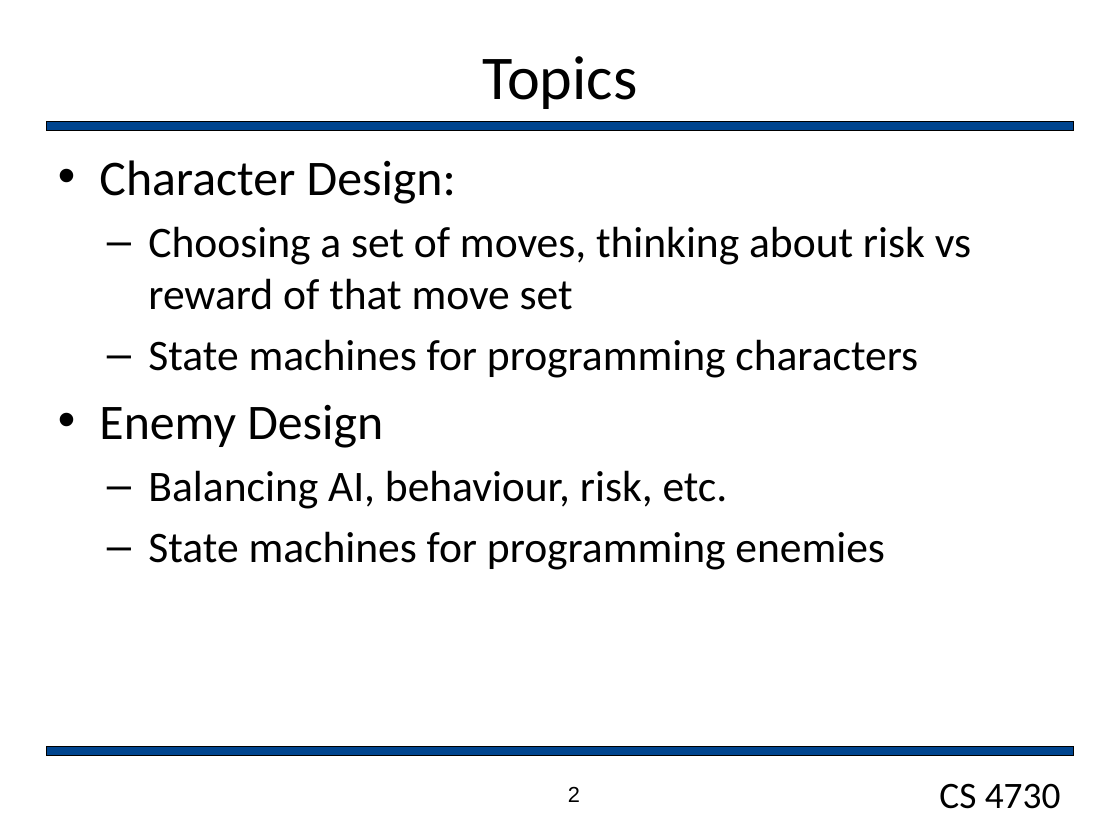
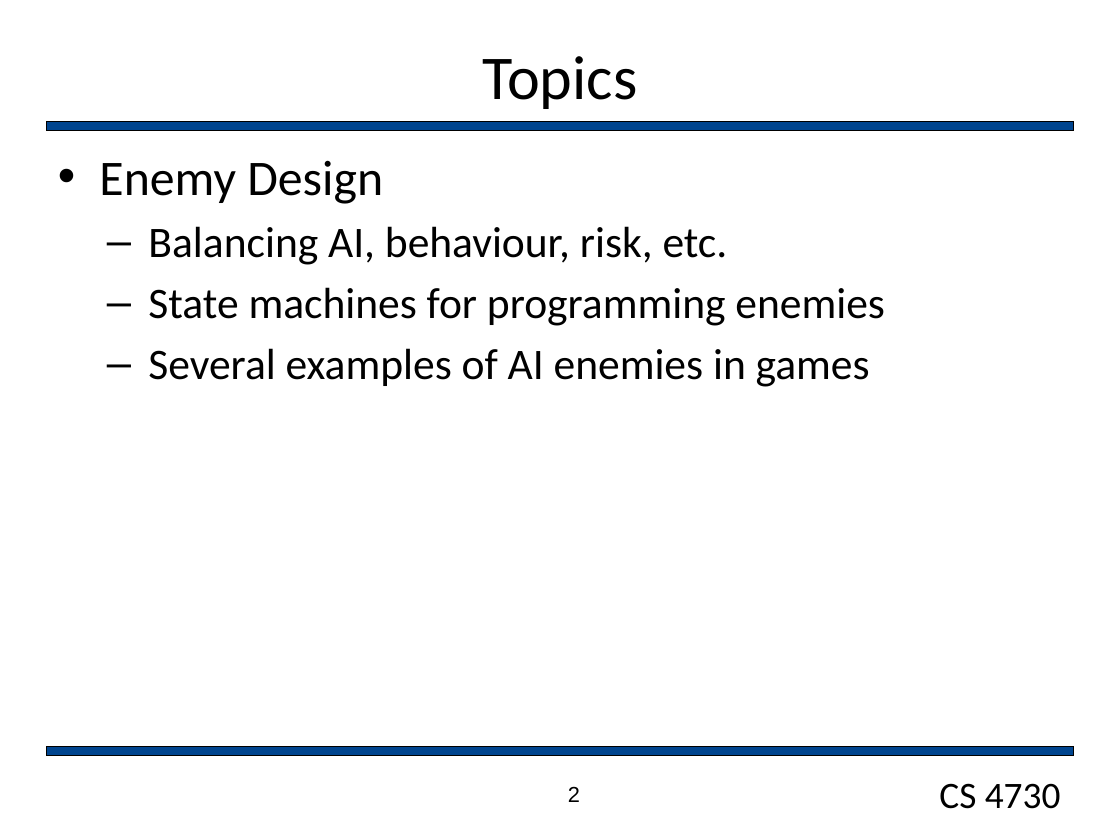
Before and after one commit to markfloryan/gamedesign, a slide deck: slide 2 of slides/EnemyDesign.pptx. Drawn at 1120x840 pixels with LibreOffice and Linux fonts; fonts in the diff are those of the drawing; background and template pictures are left out. Boxes give left, top, right and bottom in pixels: in the first picture for what was removed or moved away, otherwise in the second. Text is boxed around its words. In the diff, an @@ line names an element or a change of style, - is before the commit and + after.

Commit message:
Adding more slides

```diff
--- a/slides/EnemyDesign.pptx
+++ b/slides/EnemyDesign.pptx
@@ text at (99,160,971,378): paragraphs removed @@
-• Character Design:
-  – Choosing a set of moves, thinking about risk vs reward of that move set
-  – State machines for programming characters
@@ text at (148,348,870,387): paragraph added @@
+  – Several examples of AI enemies in games
```
Also in this commit, not shown: 6 other files.
